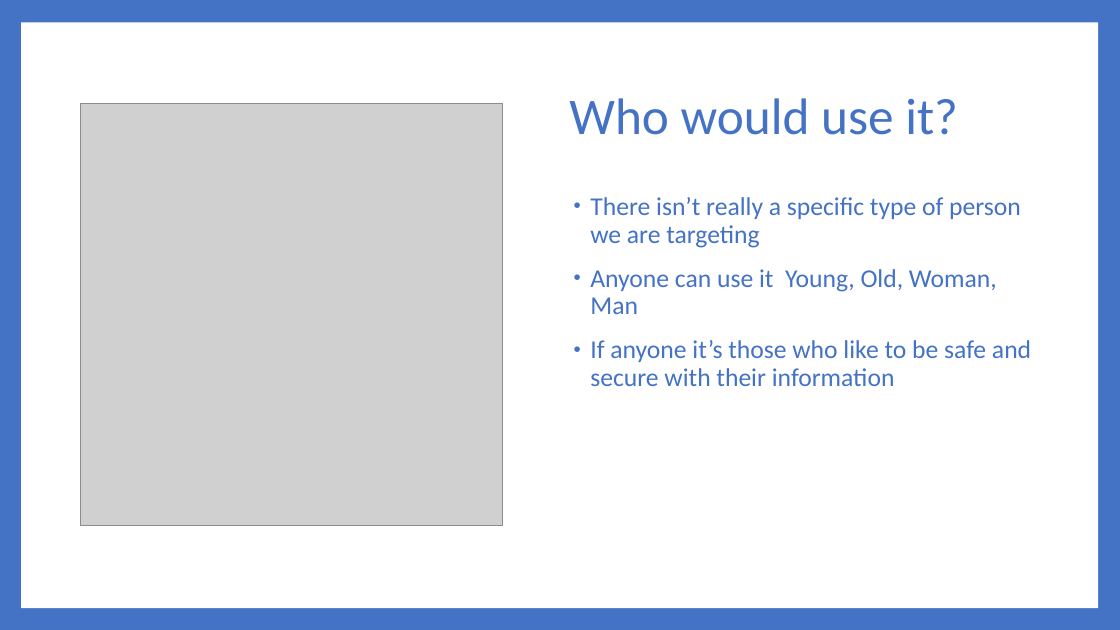
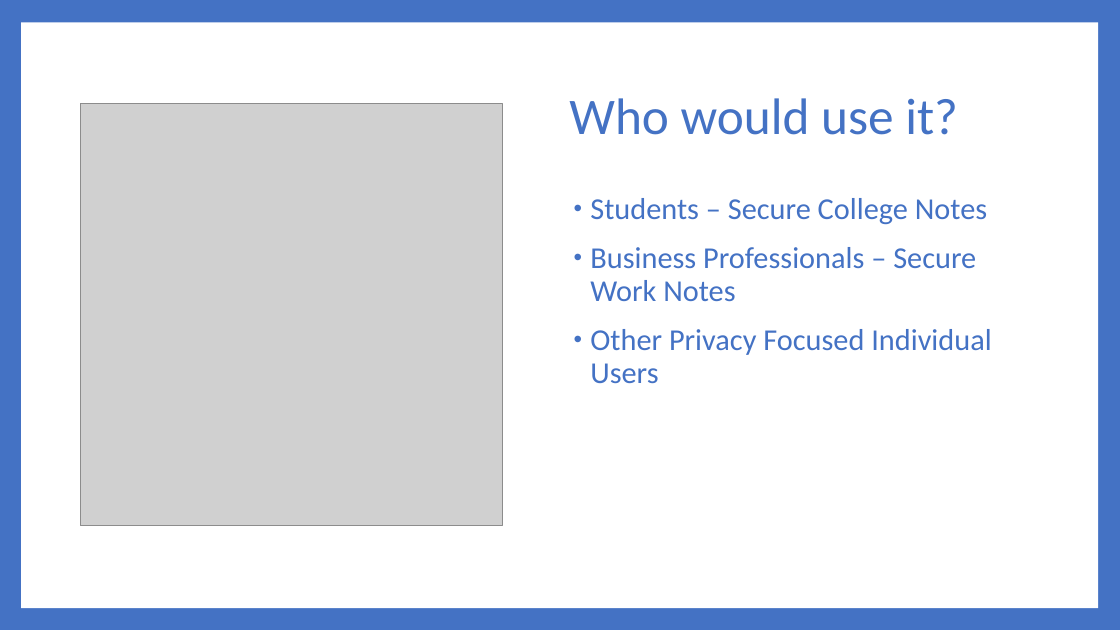
Before and after one commit to Dwaddle26/EncryptNotes, a slide deck: slide 8 of Phase 4 Documentation/Team_2_Presentation_4.pptx (slide 5 before the commit). Drawn at 1120x630 pixels with LibreOffice and Linux fonts; fonts in the diff are those of the drawing; grey boxes stand for pictures. Boxes give left, top, right and bottom in pixels: in the first picture for what was removed or moved away, otherwise in the second. Text is boxed around its words. In the diff, an @@ line names an element or a change of style, - is before the commit and + after.

```diff
--- a/Phase 4 Documentation/Team_2_Presentation_4.pptx
+++ b/Phase 4 Documentation/Team_2_Presentation_4.pptx
@@ text at bbox=[590, 198, 991, 383]: text changed; size 22 to 26 pt @@
-• There isn’t really a specific type of person we are targeting
-• Anyone can use it Young, Old, Woman, Man
-• If anyone it’s those who like to be safe and secure with their information
+• Students – Secure College Notes
+• Business Professionals – Secure Work Notes
+• Other Privacy Focused Individual Users
```
Also in this commit, not shown: 6 other slides changed, 4 slides added, 3 slides removed, 1 other file.
